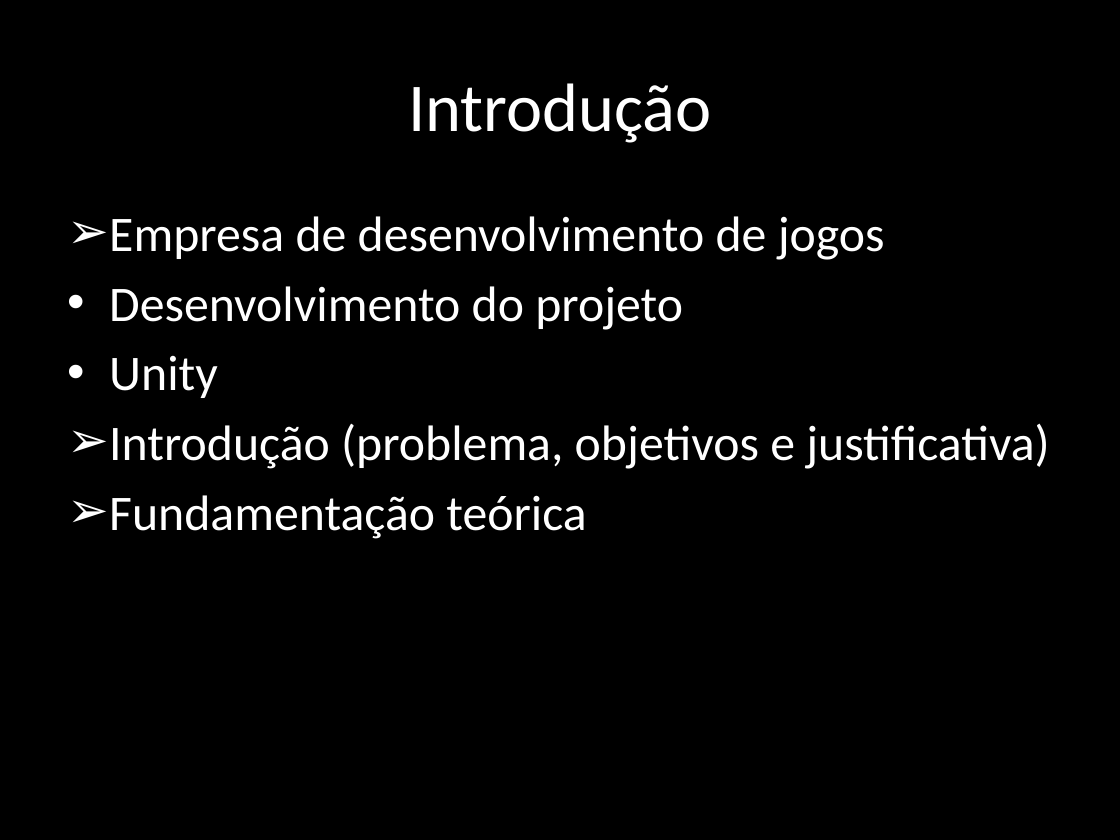
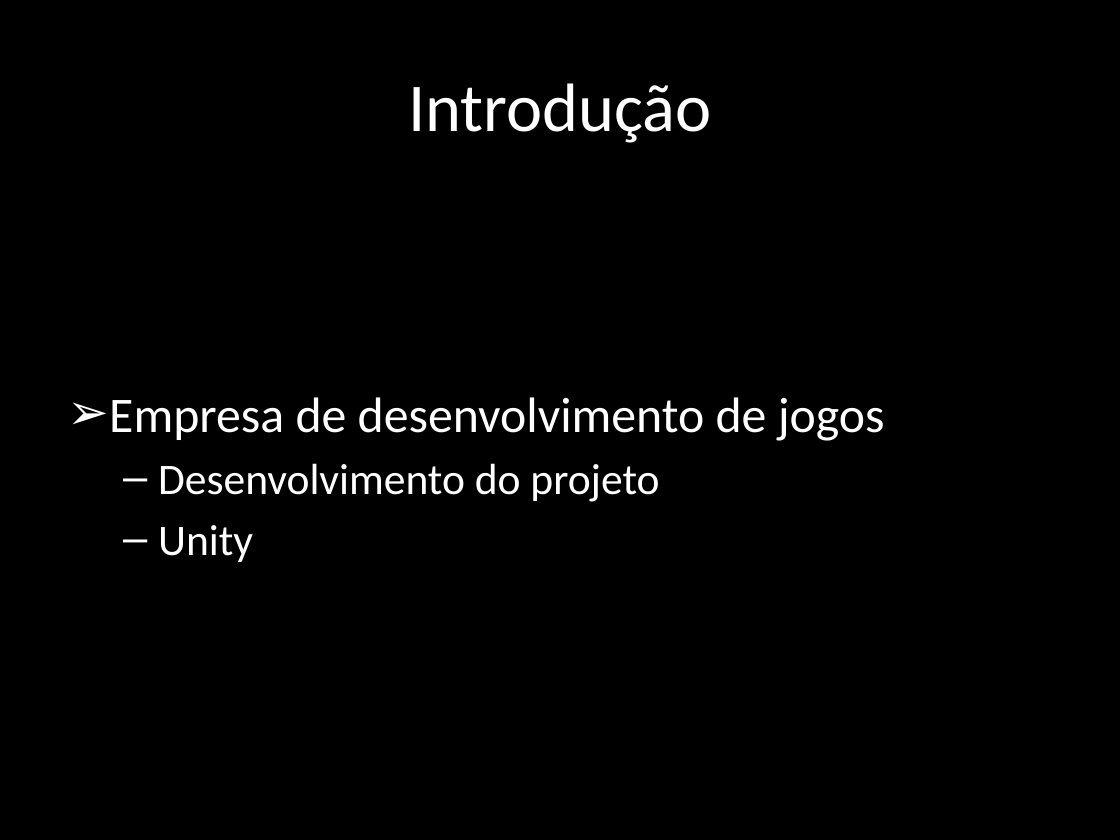
Before and after one commit to rafaelmoura0402/rafaelTCC, a slide deck: slide 4 of pre-projeto/apresentacao.pptx (slide 2 before the commit). Drawn at 1120x840 pixels with LibreOffice and Linux fonts; fonts in the diff are those of the drawing. Boxes give left, top, right and bottom in pixels: in the first picture for what was removed or moved away, otherwise in the second. Text is boxed around its words. In the diff, an @@ line names an element or a change of style, - is before the commit and + after.

Commit message:
Pre-Projeto : Slides revisados e comentados  modified:   pre-projeto/apresentacao.pptx

```diff
--- a/pre-projeto/apresentacao.pptx
+++ b/pre-projeto/apresentacao.pptx
@@ text "Empresa de desenvolvimento de jogos" at (109, 397, 885, 562): vertical alignment top to middle @@
@@ text at (109, 423, 1050, 539): paragraphs removed @@
-➢ Introdução (problema, objetivos e justificativa)
-➢ Fundamentação teórica
@@ text at (158, 463, 659, 562): size 32 to 28 pt in "Desenvolvimento do projeto", "Unity"; bullet • to –; list level 1 to 2 in "Desenvolvimento do projeto"; list level 1 to 2 in "Unity" @@
```
Also in this commit, not shown: 6 other slides changed, 6 slides added, 5 slides removed.
